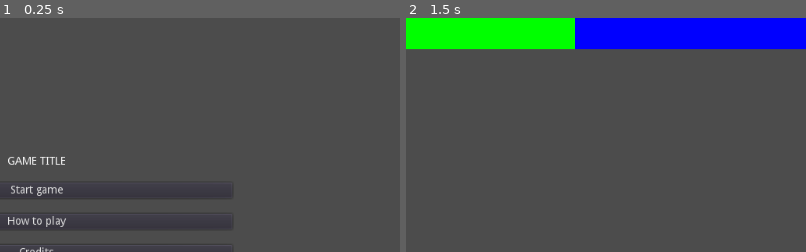
Above: before the commit, frames 1-2 (left to right).
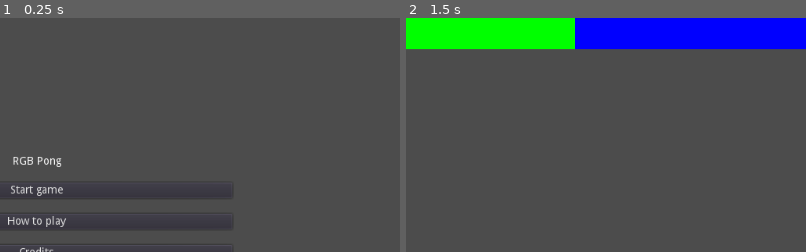
Above: after the commit, the same moments.

Repository: moisesjbc/1-retogamedev
Game: Godot game, scene res://menus/main_menu/main_menu.tscn
The game is run twice, just before and just after one commit, with the same random seed, the same clock (stepped at 60 frames per second) and the same inputs.
Inputs:
- Up to frame 1 (0.25 s): no input
- Up to frame 2 (1.5 s): click "Start game" at 0.5 s; hold Up (ui_up) from 1.28 s (still down)
The pictures show only the part of the screen within x 45-95%, y 0-50%; the shares and areas given below are measured in that part.

The runs differ from the first frame. In frame 1, 0.3% of the frame differs, in the area x 2-17%, y 59-64%; in frame 2, nothing differs.

Commit message:
Godot project renamed to "RGB Pong"

Diff:
--- a/godot-project/menus/main_menu/main_menu.tscn
+++ b/godot-project/menus/main_menu/main_menu.tscn
@@ -24,10 +24,10 @@
 margin_bottom = 14.0
 
 [node name="title" type="Label" parent="CenterContainer/VBoxContainer/HBoxContainer"]
-margin_left = 212.0
-margin_right = 287.0
+margin_left = 219.0
+margin_right = 281.0
 margin_bottom = 14.0
-text = "GAME TITLE"
+text = "RGB Pong"
 align = 1
 
 [node name="start_game_button" type="Button" parent="CenterContainer/VBoxContainer"]
--- a/godot-project/project.godot
+++ b/godot-project/project.godot
@@ -15,7 +15,7 @@
 
 [application]
 
-config/name="godot-project"
+config/name="RGB Pong"
 run/main_scene="res://menus/main_menu/main_menu.tscn"
 config/icon="res://icon.png"
 
